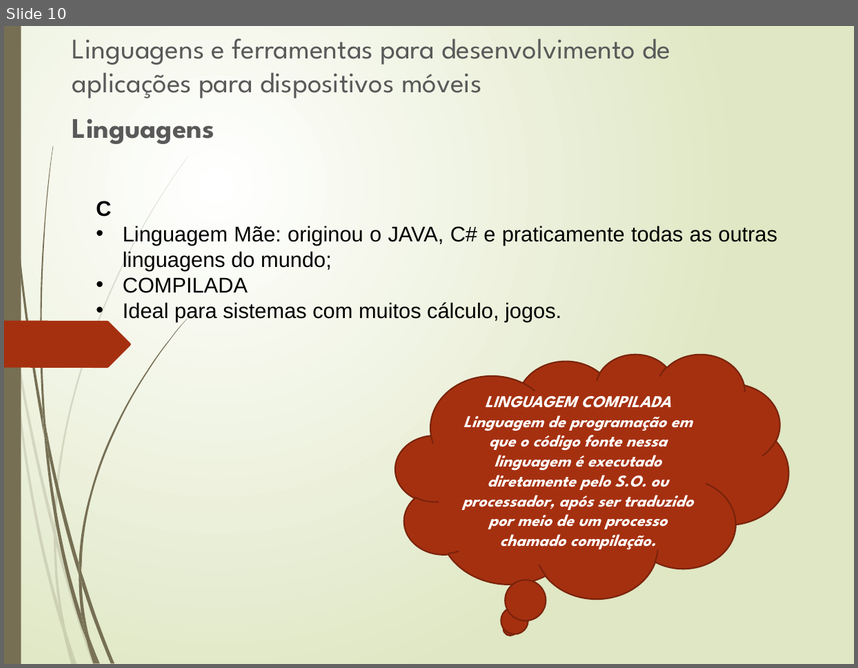
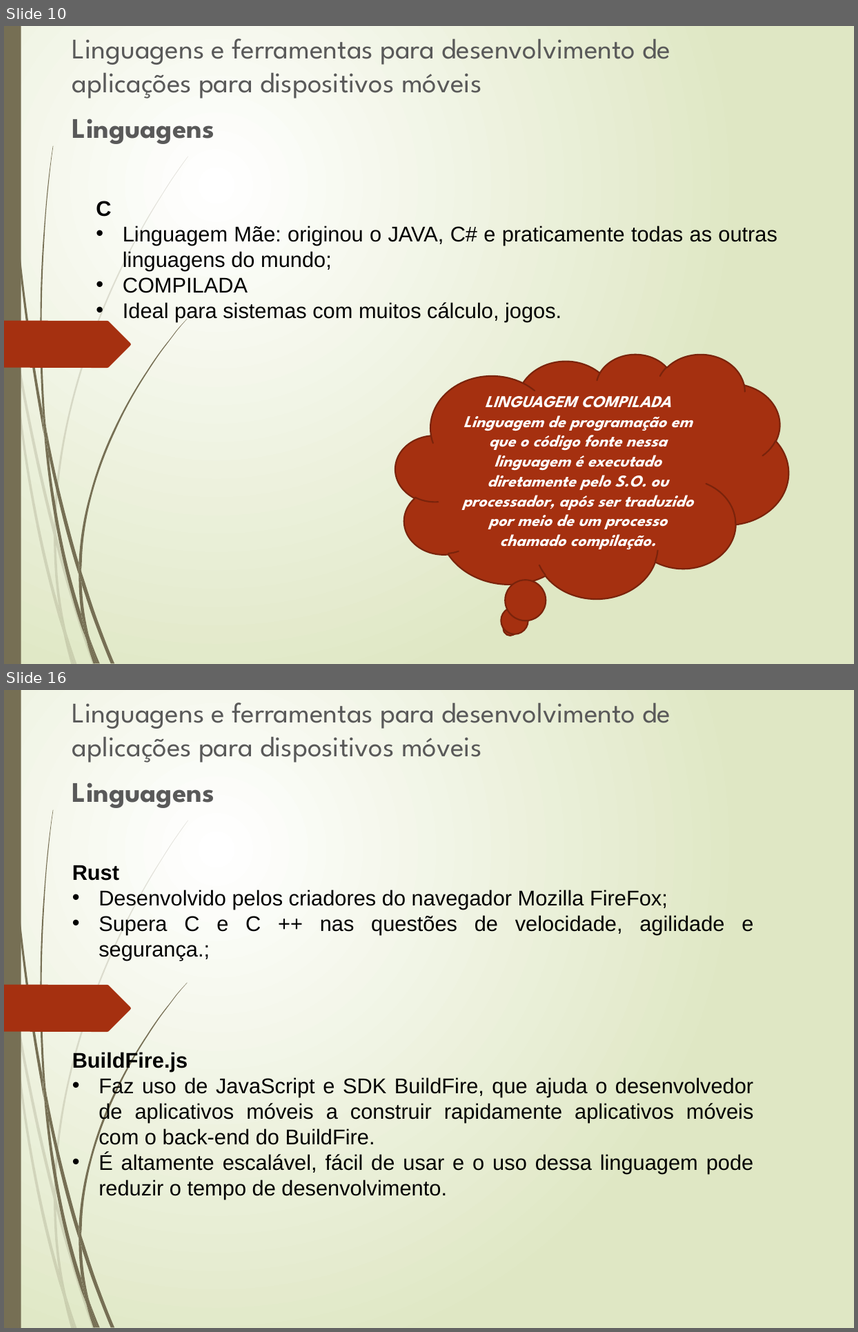
Before and after one commit to JBCFurtado/Mobile, a slide deck: Desenvolvimento para Dispositivos Móveis I/Aula_Disp_Móveis.pptx. Shown one above the other, each under a label of ours: slide 10 before the commit, slides 10 and 16 after it; the slides between them are not shown. The pictures are 858x668 and 858x1332 pixels, drawn with LibreOffice and Linux fonts; fonts in the diff are those of the drawing. Boxes give left, top, right and bottom in pixels: in the first picture for what was removed or moved away, otherwise in the second. Text is boxed around its words. In the diff, an @@ line names an element or a change of style, - is before the commit and + after.

```diff
--- a/Desenvolvimento para Dispositivos Móveis I/Aula_Disp_Móveis.pptx
+++ b/Desenvolvimento para Dispositivos Móveis I/Aula_Disp_Móveis.pptx
@@ slide 16 added at box(4, 690, 854, 1328), background gradient #FFFFFF to #DFE8C4; not listed: 24 template elements that a slide beside it also shows @@
@@ text added at box(72, 702, 671, 808), 24 pt, text #595959 @@
+Linguagens e ferramentas para desenvolvimento de aplicações para dispositivos móveis
+Linguagens
@@ text added at box(72, 865, 753, 960), 18 pt, text #000000 @@
+Rust
+• Desenvolvido pelos criadores do navegador Mozilla FireFox;
+• Supera C e C ++ nas questões de velocidade, agilidade e segurança.;
@@ text added at box(72, 1050, 754, 1199), 18 pt, text #000000 @@
+BuildFire.js
+• Faz uso de JavaScript e SDK BuildFire, que ajuda o desenvolvedor de aplicativos móveis a construir rapidamente aplicativos móveis com o back-end do BuildFire.
+• É altamente escalável, fácil de usar e o uso dessa linguagem pode reduzir o tempo de desenvolvimento.
```
Also in this commit, not shown: 1 slide changed, 12 other slides added.
